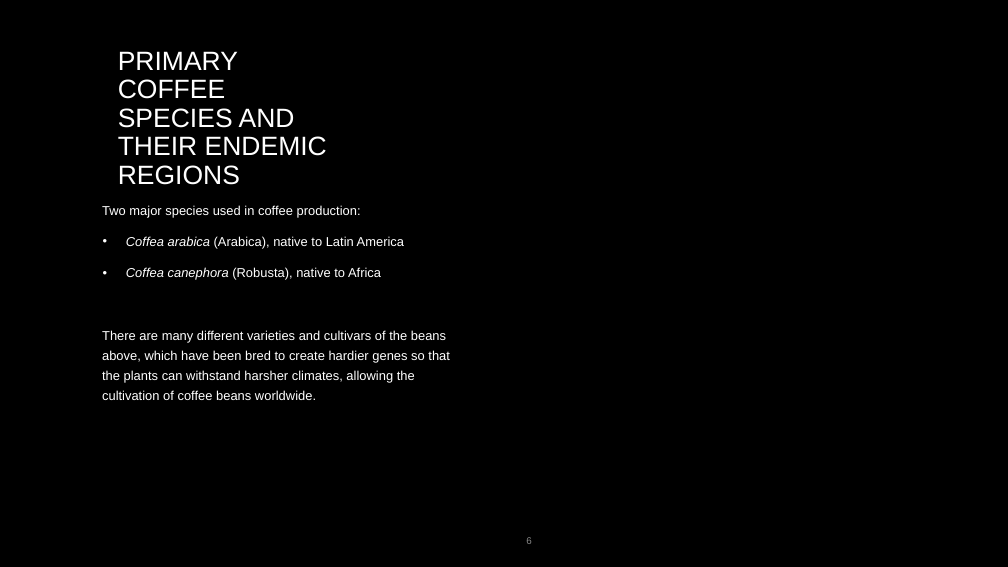
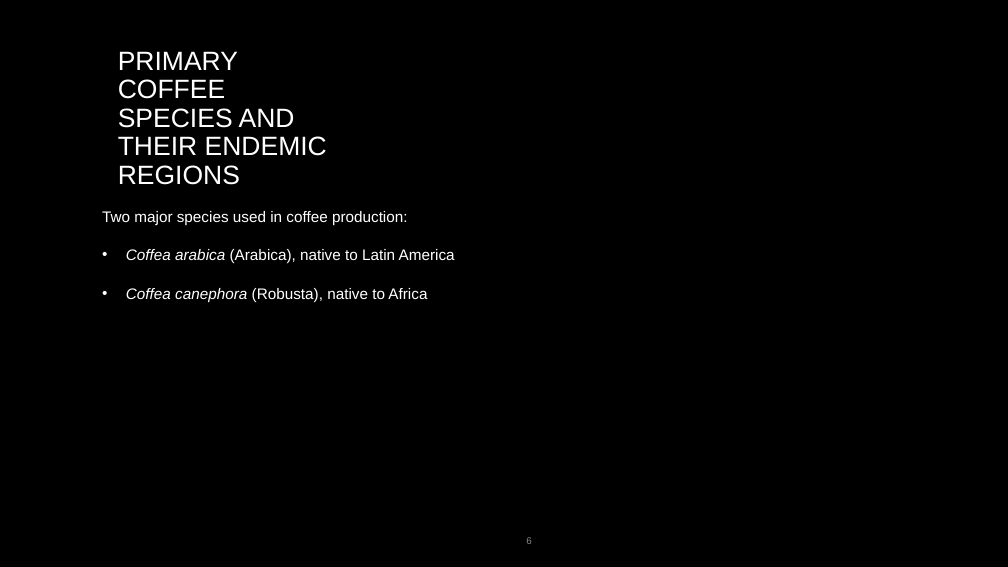
Before and after one commit to AAlbers341/project1_coffee_analysis, a slide deck: slide 6 of Presentation/Project1.pptx. Drawn at 1008x567 pixels with LibreOffice and Linux fonts; fonts in the diff are those of the drawing; background and template pictures are left out. Boxes give left, top, right and bottom in pixels: in the first picture for what was removed or moved away, otherwise in the second. Text is boxed around its words. In the diff, an @@ line names an element or a change of style, - is before the commit and + after.

Commit message:
Updated slides

```diff
--- a/Presentation/Project1.pptx
+++ b/Presentation/Project1.pptx
@@ text "Two major species used in ..." at <box>102,211,455,303</box>: size 9.2 to 10.9 pt; line spacing 1.3 to 1.5; indent changed @@
@@ text at <box>102,330,450,400</box>: paragraph removed @@
-There are many different varieties and cultivars of the beans above, which have been bred to create hardier genes so that the plants can withstand harsher climates, allowing the cultivation of coffee beans worldwide.
```
Also in this commit, not shown: 3 other slides changed, 5 slides added, 2 slides removed, 1 other file.
